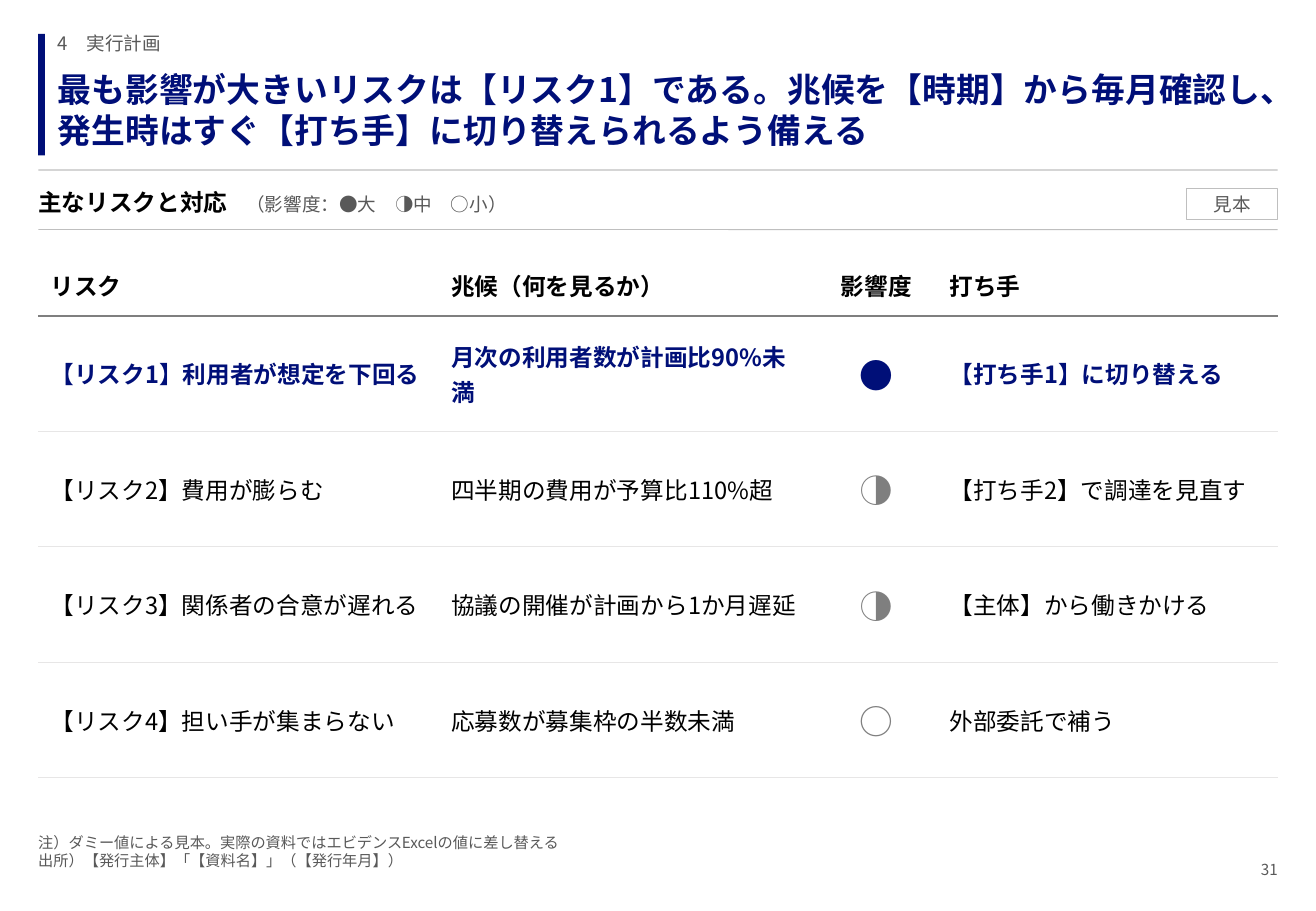
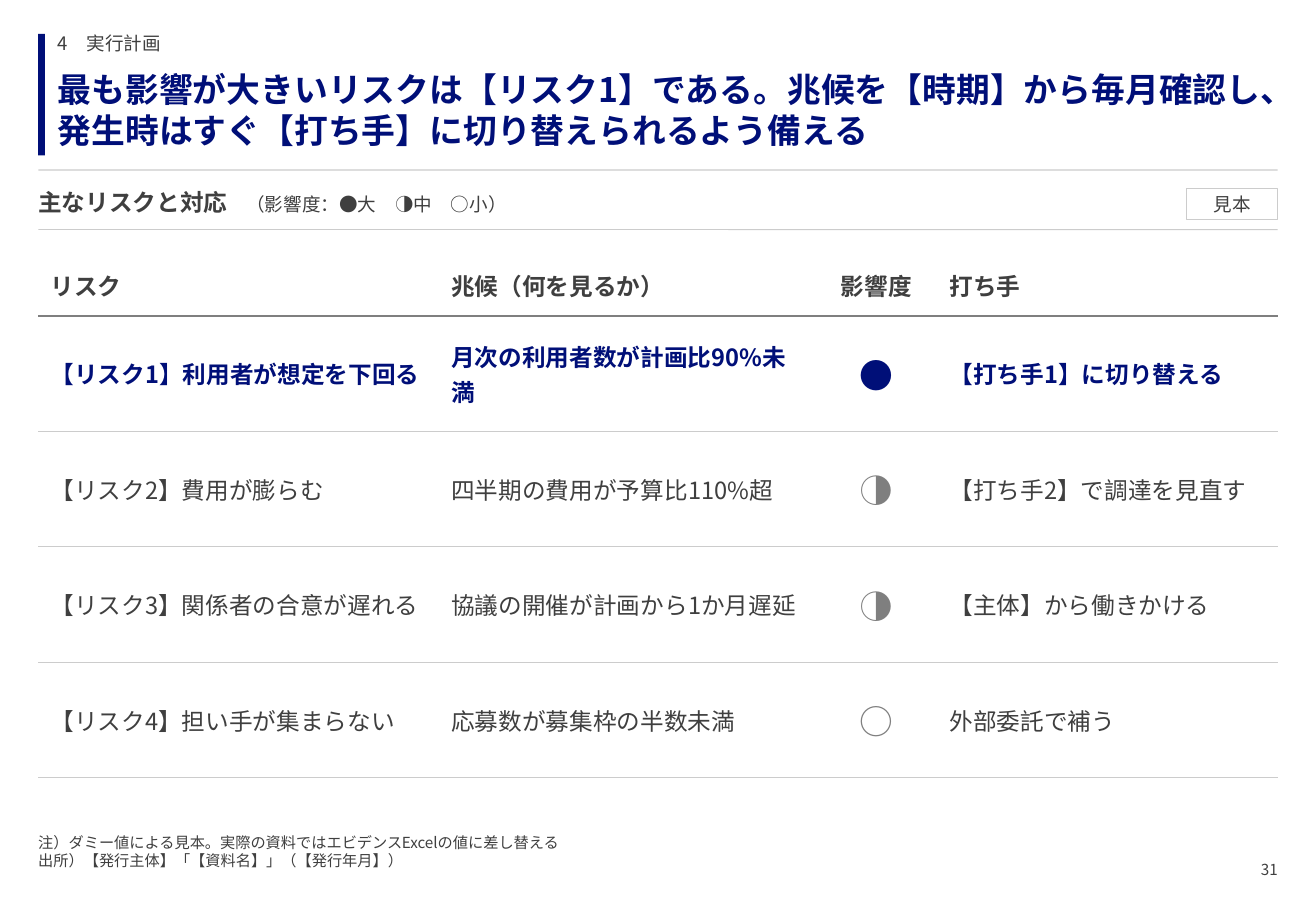
Before and after one commit to GontaHH/slide_builder, a slide deck: slide 31 of patterns/pattern-deck.pptx. Drawn at 1316x911 pixels with LibreOffice and Linux fonts; fonts in the diff are those of the drawing. Boxes give left, top, right and bottom in pixels: in the first picture for what was removed or moved away, otherwise in the second. Text is boxed around its words. In the diff, an @@ line names an element or a change of style, - is before the commit and + after.

```diff
--- a/patterns/pattern-deck.pptx
+++ b/patterns/pattern-deck.pptx
@@ text "主なリスクと対応 （影響度：●大 ◑中 ○小）" at [38, 191, 507, 213]: text colour #000000 to #3F3F3F in "主なリスクと対応"; text colour #595959 to #3F3F3F in "（影響度：●大 ◑中 ○小）" @@
@@ rectangle "見本" at [1187, 188, 1278, 220]: text colour #595959 to #3F3F3F; outline #BFBFBF 0.75 pt to #CCCCCC 0.75 pt @@
@@ table at [39, 255, 1278, 736] @@
@@ text colour #000000 to #3F3F3F in "リスク", "兆候（何を見るか）", "影響度", "打ち手" and 9 more places @@
@@ borders changed @@
@@ text colour #595959 to #3F3F3F in 3 elements at [58, 34, 161, 52], [38, 835, 559, 868], [1261, 863, 1278, 875] @@
```
Also in this commit, not shown: 104 other slides changed, 12 other files.
